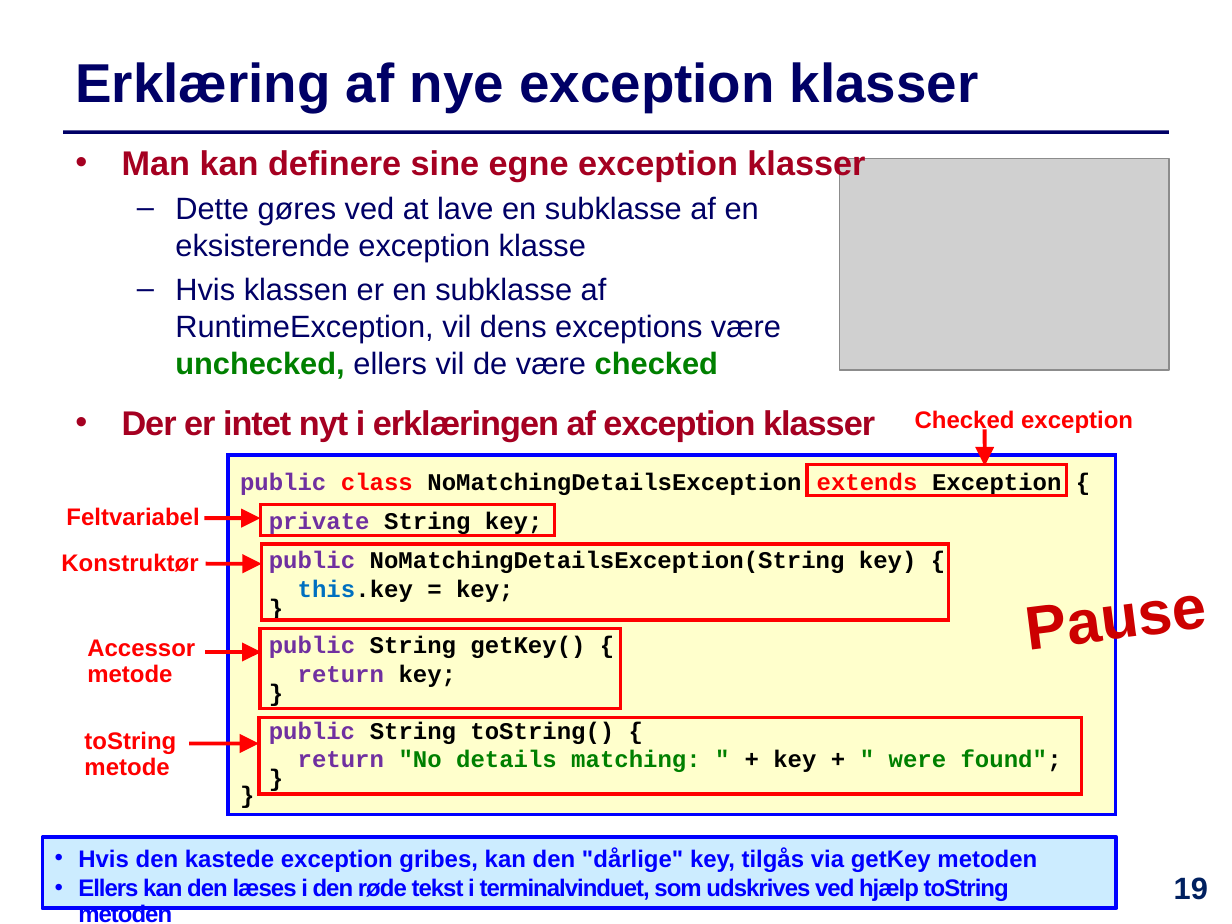
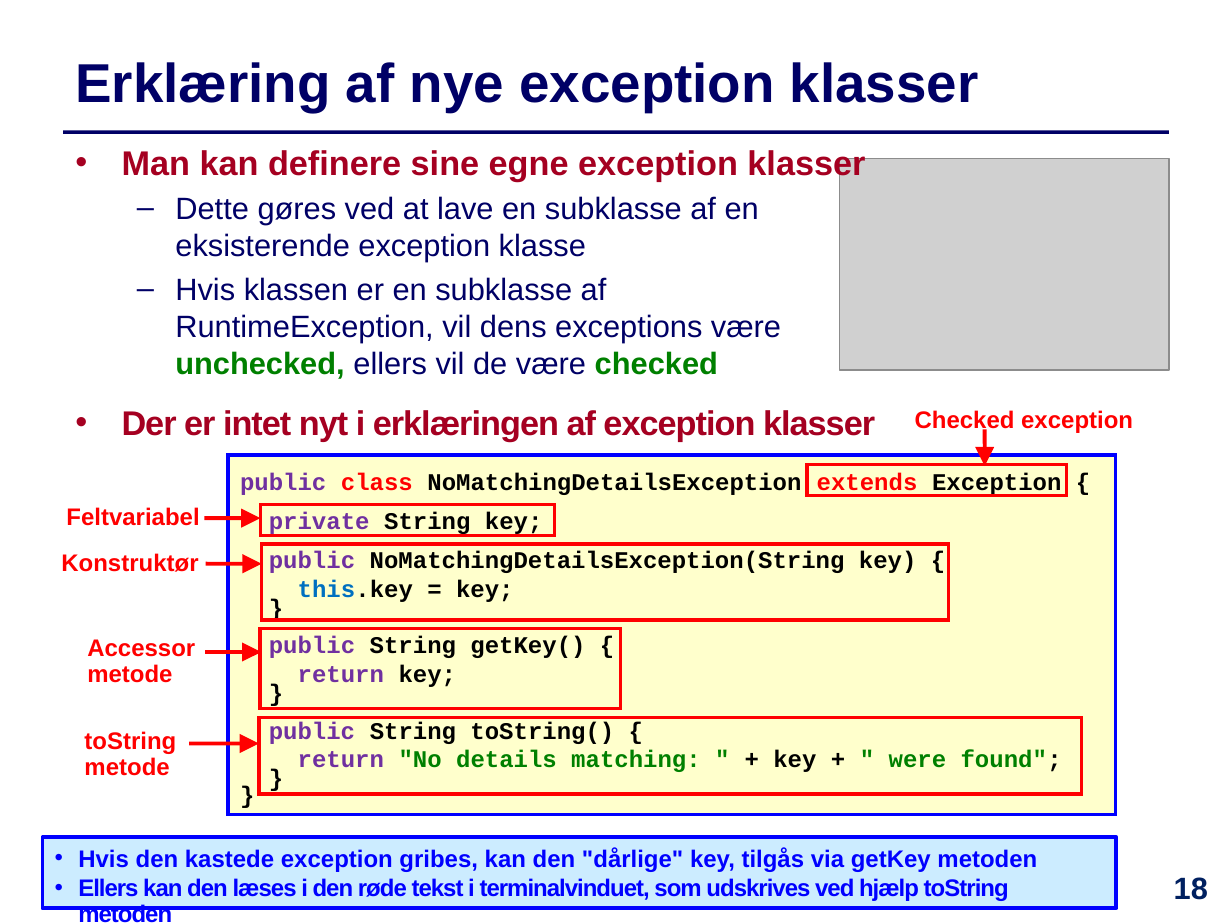
Before and after one commit to IntProgAU/Materiale, a slide deck: slide 18 of web/e21/uge_14/Slides-Uge14.pptx (slide 19 before the commit). Drawn at 1232x924 pixels with LibreOffice and Linux fonts; fonts in the diff are those of the drawing; grey boxes stand for pictures. Boxes give left, top, right and bottom in pixels: in the first picture for what was removed or moved away, otherwise in the second. Text is boxed around its words. In the diff, an @@ line names an element or a change of style, - is before the commit and + after.

```diff
--- a/web/e21/uge_14/Slides-Uge14.pptx
+++ b/web/e21/uge_14/Slides-Uge14.pptx
@@ text removed at (1029, 584, 1209, 661) @@
-Pause
@@ page number at (1174, 877, 1208, 900): text changed @@
-19
+18
```
Also in this commit, not shown: 7 other slides changed, 1 slide added, 1 other file.
